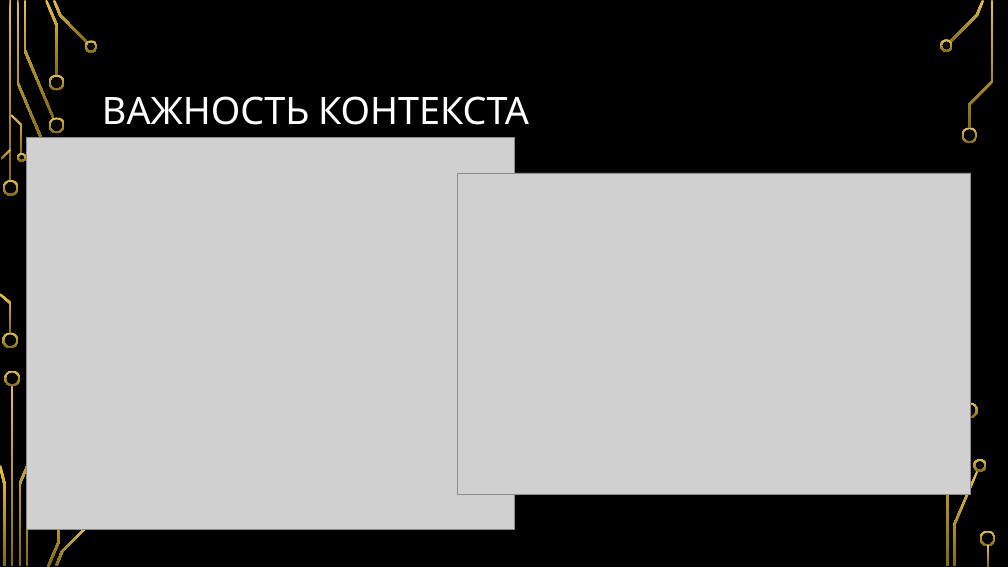
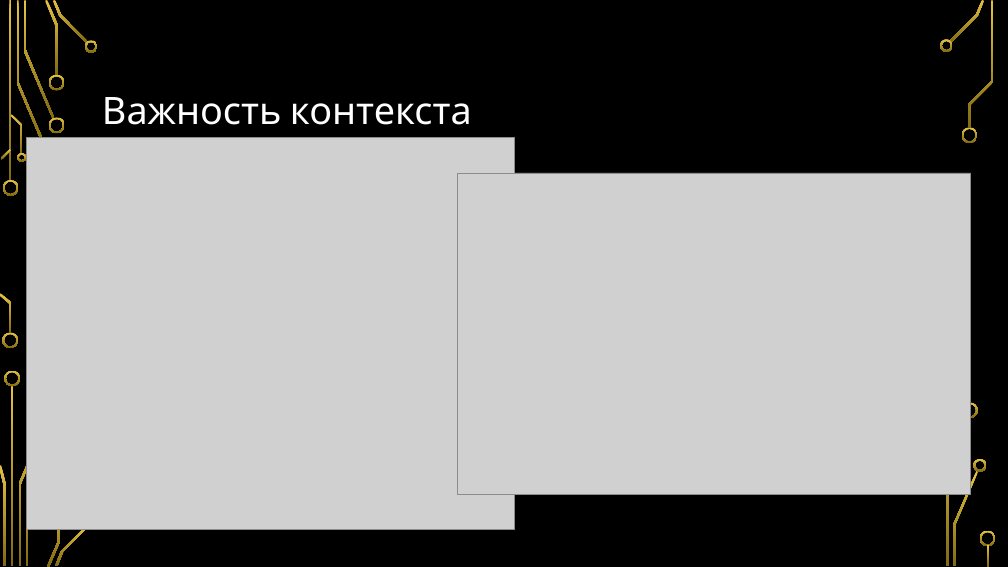
Before and after one commit to Vovch/AI-Presentation, a slide deck: slide 12 of Инструменты ИИ для программирования.pptx (slide 11 before the commit). Drawn at 1008x567 pixels with LibreOffice and Linux fonts; fonts in the diff are those of the drawing; grey boxes stand for pictures; background and template pictures are left out. Boxes give left, top, right and bottom in pixels: in the first picture for what was removed or moved away, otherwise in the second. Text is boxed around its words. In the diff, an @@ line names an element or a change of style, - is before the commit and + after.

```diff
--- a/Инструменты ИИ для программирования.pptx
+++ b/Инструменты ИИ для программирования.pptx
@@ title at (x1=102, y1=97, x2=472, y2=125): text changed @@
-ВАЖНОСТЬ КОНТЕКСТА
+Важность контекста
```
Also in this commit, not shown: 3 other slides changed, 20 slides added, 1 slide removed.
